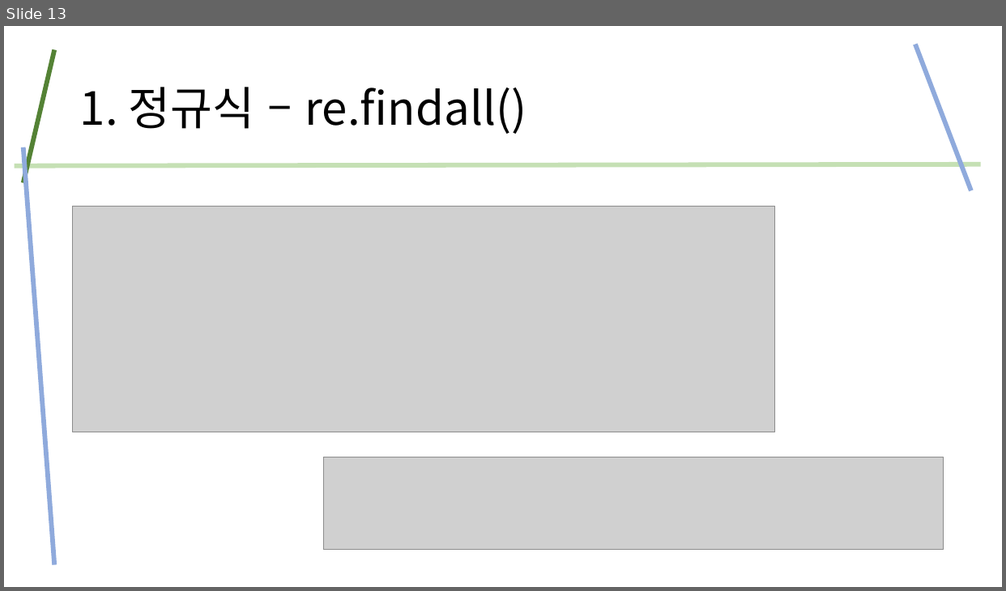
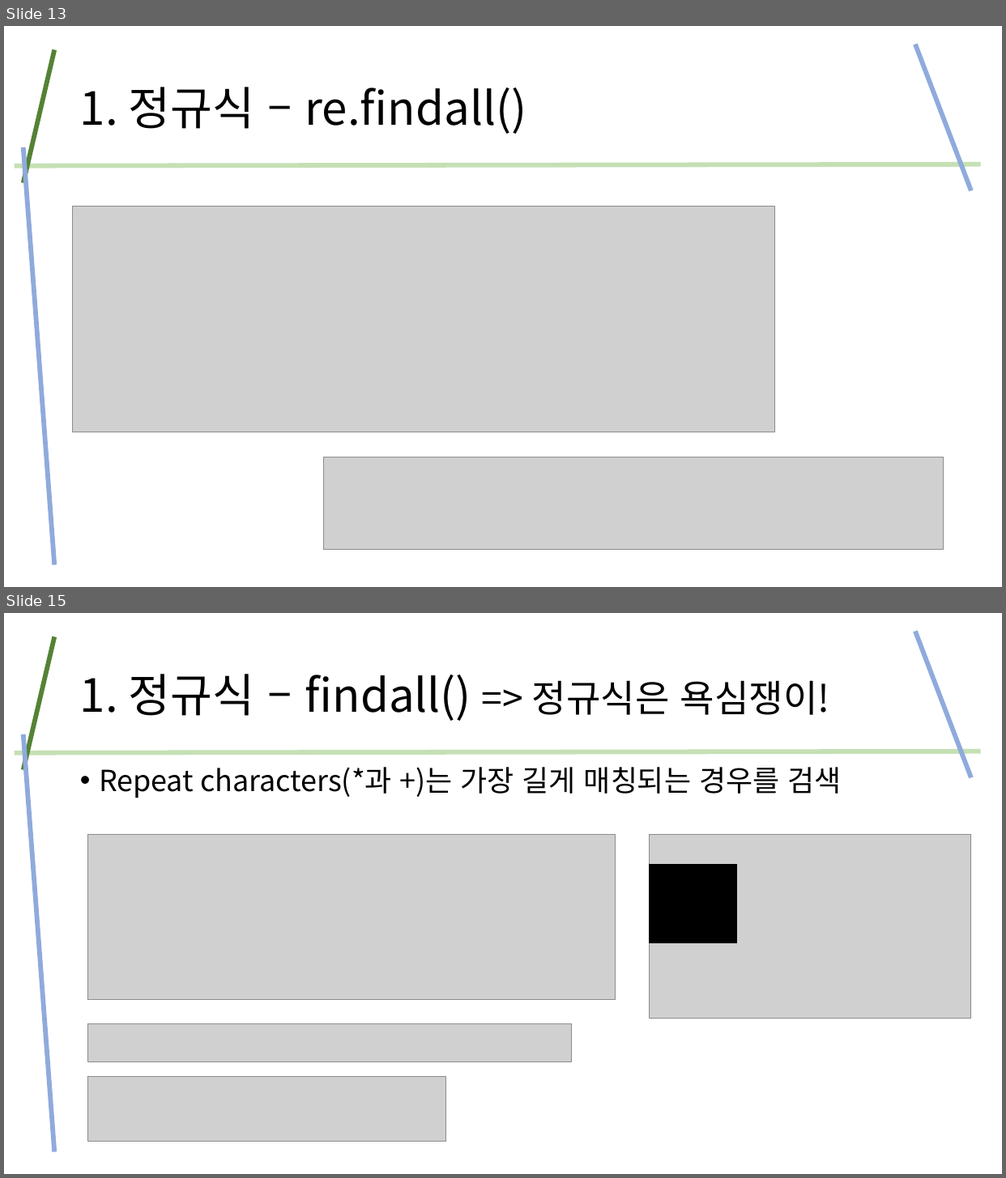
Before and after one commit to kig2929kig/ui, a slide deck: 정규식.pptx. Shown one above the other, each under a label of ours: slide 13 before the commit, slides 13 and 15 after it; the slides between them are not shown. The pictures are 1006x591 and 1006x1178 pixels, drawn with LibreOffice and Linux fonts; fonts in the diff are those of the drawing; grey boxes stand for pictures. Boxes give left, top, right and bottom in pixels: in the first picture for what was removed or moved away, otherwise in the second. Text is boxed around its words. In the diff, an @@ line names an element or a change of style, - is before the commit and + after.

```diff
--- a/정규식.pptx
+++ b/정규식.pptx
@@ slide 15 added at (4,613,1002,1174), background #FFFFFF @@
@@ line added from (971, 777) to (915, 631), #8FAADC 4.5 pt @@
@@ line added from (23, 770) to (54, 637), #548235 4.5 pt @@
@@ title added at (80,674,830,721), 44 pt, text #000000 @@
+1. 정규식 – findall() => 정규식은 욕심쟁이!
@@ line added from (981, 752) to (15, 753), #C5E0B4 4.5 pt @@
@@ line added from (23, 735) to (54, 1152), #8FAADC 4.5 pt @@
@@ text added at (99,767,841,798), 28 pt, text #000000 @@
+• Repeat characters(*과 +)는 가장 길게 매칭되는 경우를 검색
@@ picture added at (88,835,615,999) @@
@@ picture added at (650,835,971,1019) @@
@@ rectangle added at (650,865,736,943), fill #000000, outline #000000 1 pt @@
@@ picture added at (88,1024,571,1063) @@
@@ picture added at (88,1077,445,1142) @@
```
Also in this commit, not shown: 5 slides changed, 7 other slides added.
